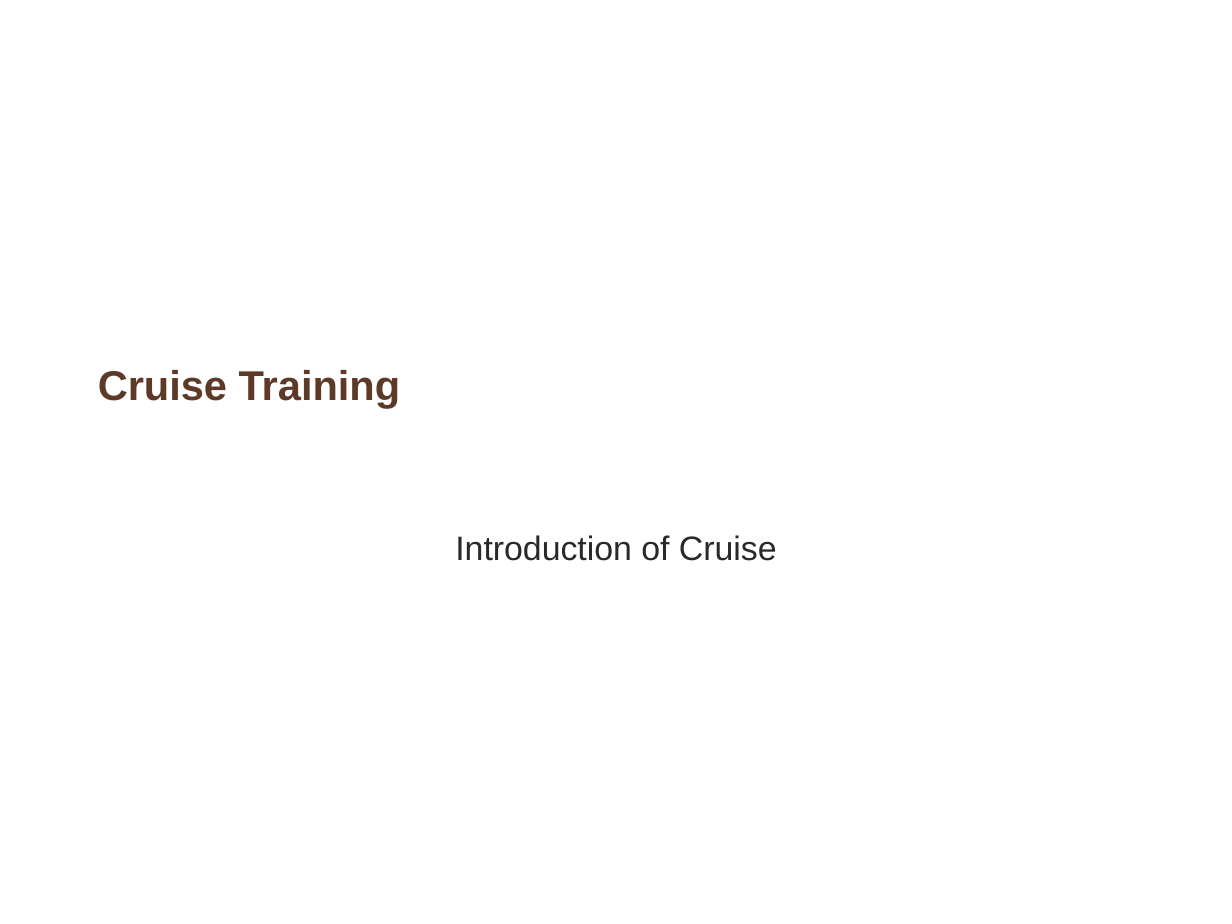
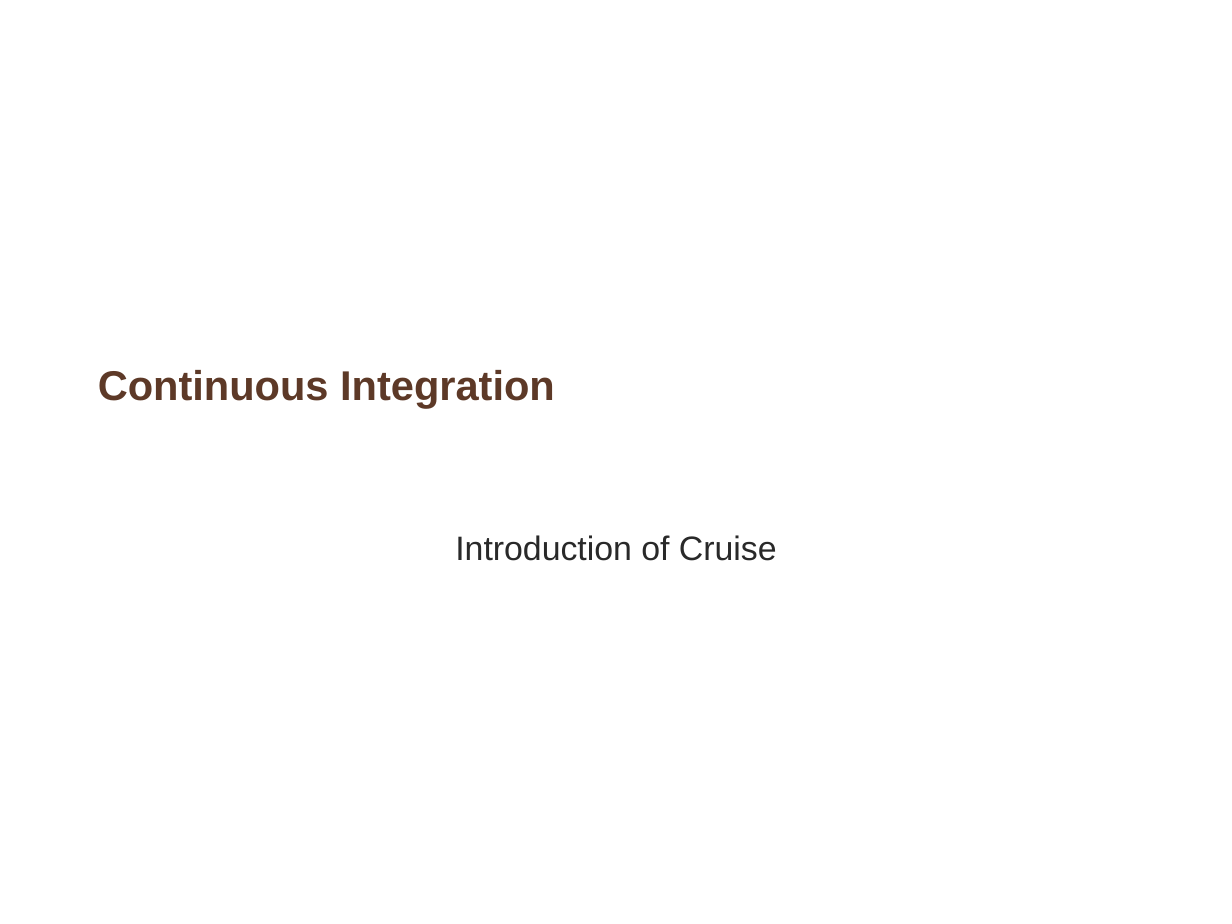
Before and after one commit to whimet/cruisetraining, a slide deck: slide 1 of Core_features_of_Cruise.ppt. Drawn at 1232x924 pixels with LibreOffice and Linux fonts; fonts in the diff are those of the drawing; background and template pictures are left out. Boxes give left, top, right and bottom in pixels: in the first picture for what was removed or moved away, otherwise in the second. Text is boxed around its words. In the diff, an @@ line names an element or a change of style, - is before the commit and + after.

Commit message:
change title from cruise training to 'Continuous Integration'

```diff
--- a/Core_features_of_Cruise.ppt
+++ b/Core_features_of_Cruise.ppt
@@ title at (x1=98, y1=370, x2=555, y2=407): text changed @@
-Cruise Training
+Continuous Integration
```
Also in this commit, not shown: 7 other files.
